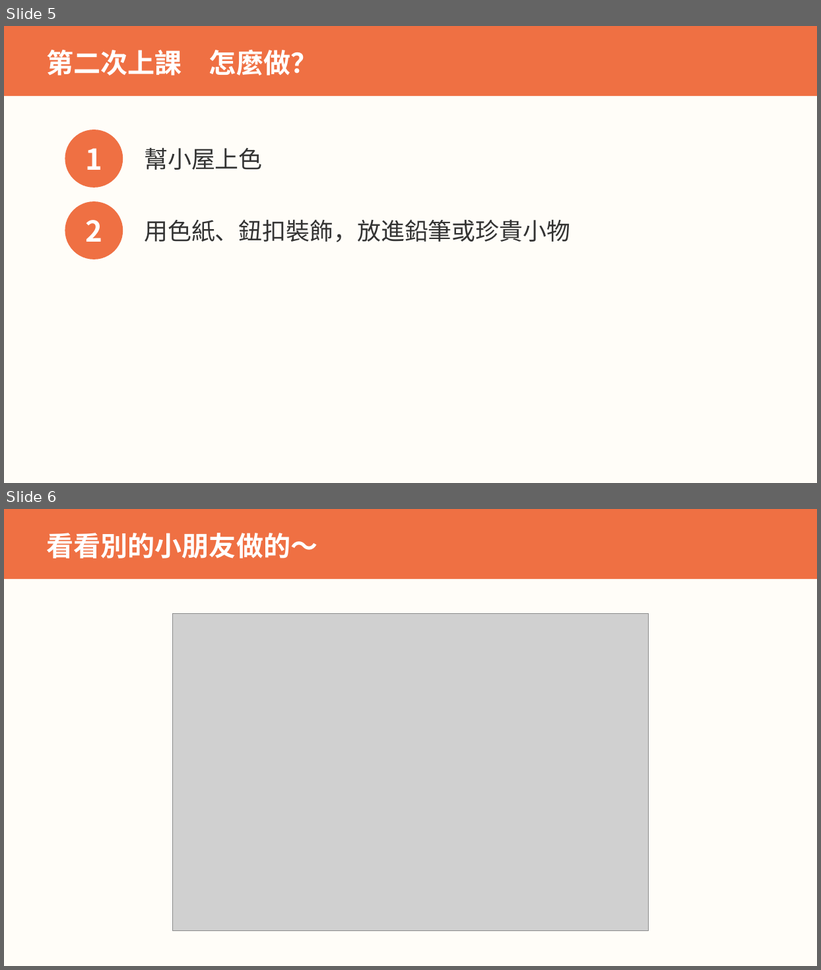
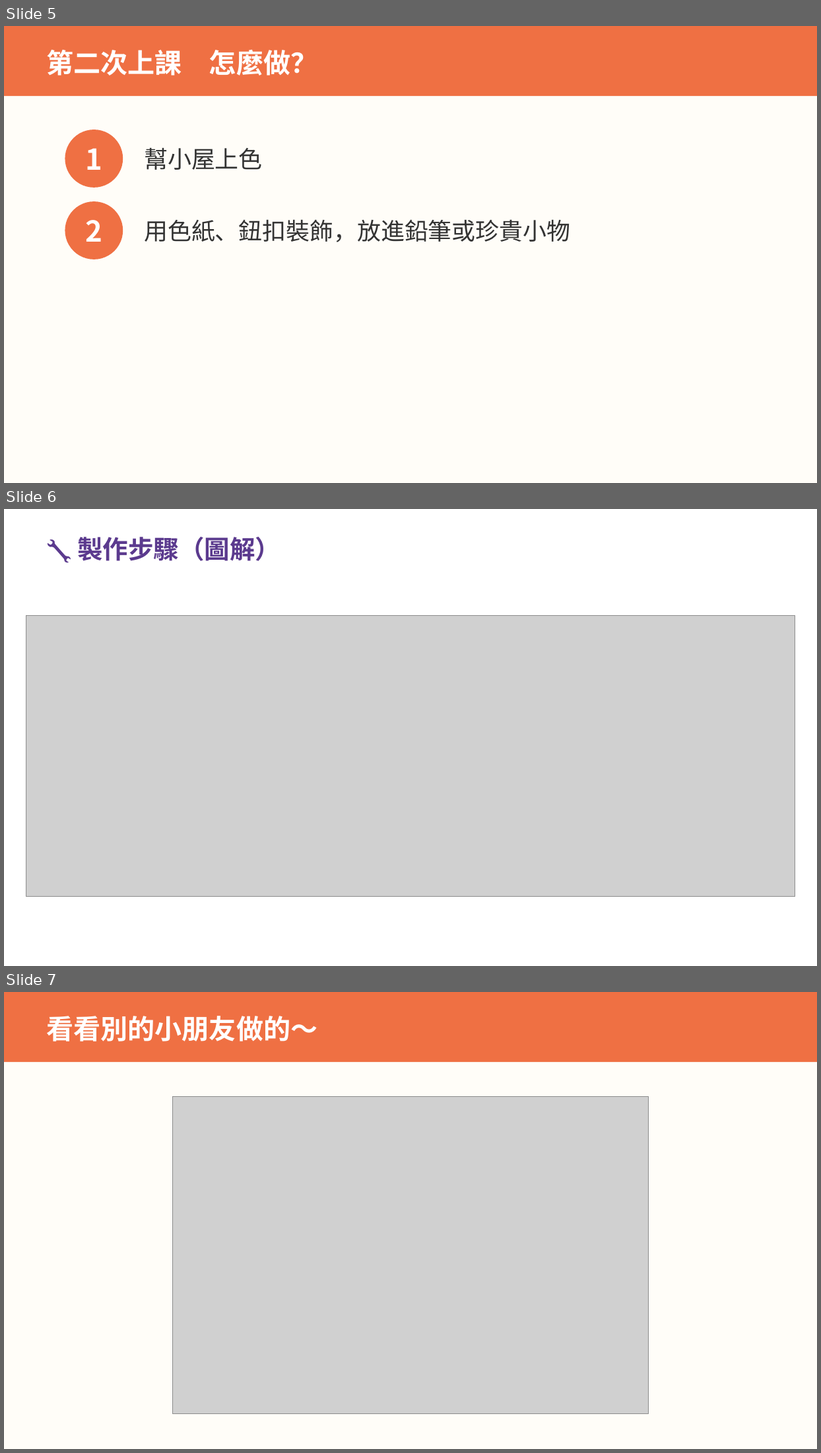
Before and after one commit to serina168/mandala-beginner, a slide deck: 上課簡報_作品4_我的溫暖小屋.pptx. Shown one above the other, each under a label of ours: slides 5 and 6 before the commit, slides 5, 6 and 7 after it. The pictures are 821x970 and 821x1453 pixels, drawn with LibreOffice and Linux fonts; fonts in the diff are those of the drawing; grey boxes stand for pictures. Boxes give left, top, right and bottom in pixels: in the first picture for what was removed or moved away, otherwise in the second. Text is boxed around its words. In the diff, an @@ line names an element or a change of style, - is before the commit and + after.

```diff
--- a/上課簡報_作品4_我的溫暖小屋.pptx
+++ b/上課簡報_作品4_我的溫暖小屋.pptx
@@ slide 6 added at [4, 509, 817, 966], background #FFFFFF @@
@@ text added at [77, 537, 281, 561], 30 pt, text #5B3A8E, bold @@
+🔧 製作步驟（圖解）
@@ picture added at [26, 616, 795, 897] @@
@@ what was slide 6 is now slide 7 @@
```
Also in this commit, not shown: 4 other files.
